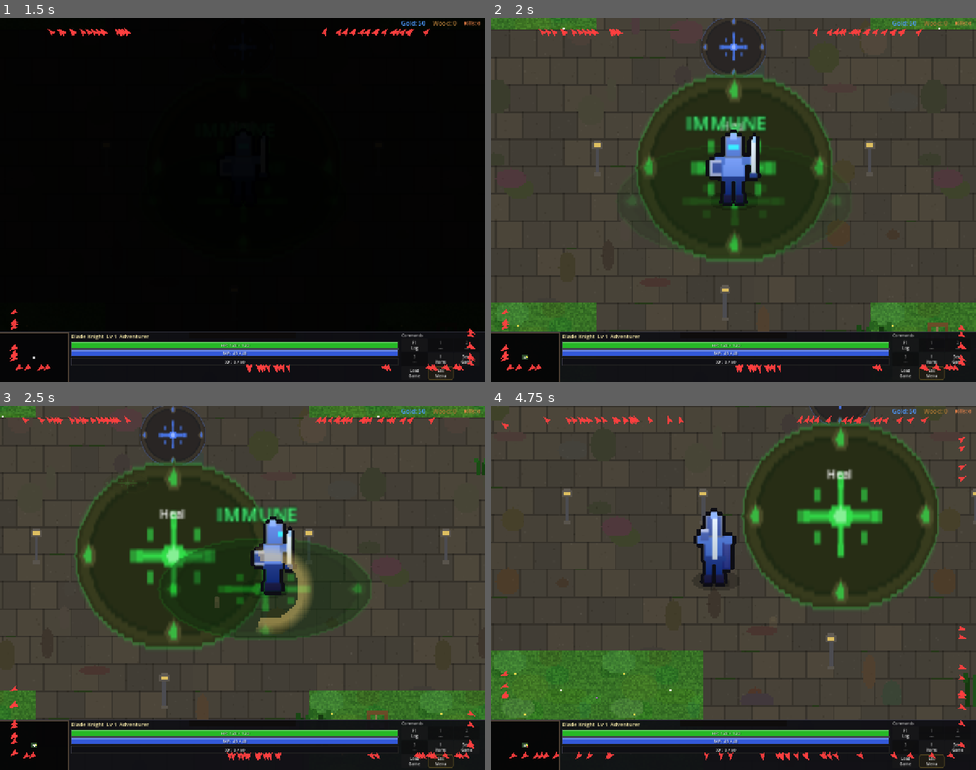
Above: before the commit, frames 1-4 (two rows, left to right).
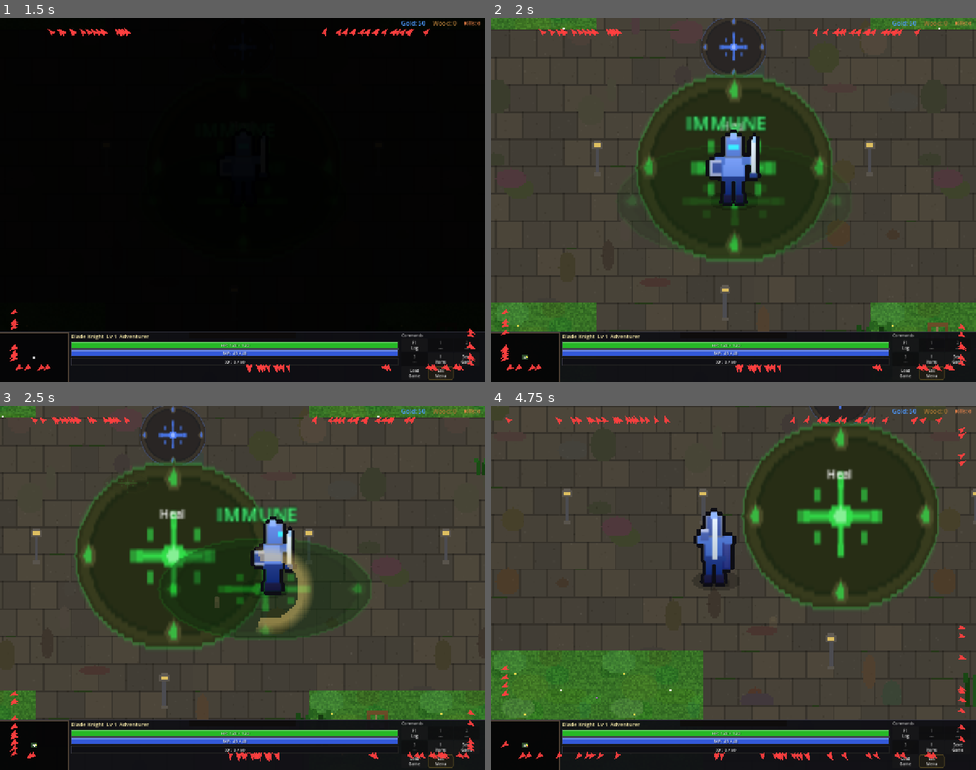
Above: after the commit, the same moments.

Repository: slxny/legends-open-rpg
Game: Godot game, scene res://scenes/main.tscn
Same seed, same stepped clock (60 frames per second), same inputs: the game is played once before the commit and once after it.
Inputs (mouse positions are in pixels of both pictures, inside the frame that each line leads up to):
- Up to frame 1 (1.5 s): tap Enter at 0.5 s; move the mouse to (349, 181) at 0.52 s; hold D (move_right) 0.53-1.25 s; hold Q (ability_1) 0.53-1.25 s; click (349, 181) at 0.67 s; tap Space (attack) at 1.25 s; drag from (145, 218) to (218, 272) at 1.27 s
- Up to frame 2 (2 s): no input
- Up to frame 3 (2.5 s): move the mouse to (33, 744) at 2.02 s; hold D (move_right) from 2.03 s (still down); hold Space (attack) from 2.03 s (still down); click (33, 744) at 2.17 s
- Up to frame 4 (4.75 s): release D (move_right) at 2.75 s; release Space (attack) at 2.75 s; drag from (709, 660) to (602, 435) at 2.77 s; move the mouse to (879, 642) at 3.52 s; hold A (move_left) 3.53-4.25 s; tap F (interact) at 3.6 s; drag from (588, 533) to (704, 588) at 4.27 s

Frame 1 is identical in both runs. In frame 2, 0.2% of the frame differs, in the area x 2-98%, y 3-98%; in frame 3, 0.6%; in frame 4, 1.1%, in the area x 2-98%, y 2-98%.

Commit message:
v0.91.7: Living enemies - chromatic variance + idle breathe
Every non-mini-boss enemy picks a slight per-instance tint at spawn
(R 0.88-1.08, G 0.90-1.06, B 0.85-1.05). 6 goblins now look like
6 different goblins, not 6 clones.

Every enemy idle-breathes: 1.6-2.4s scale pulse (x1.025 / x0.965)
with randomized phase so packs don't sync. Cardboard-cutout fixed.

- enemy.gd _ready: jitter _base_modulate (skip mini-boss).
- _start_enemy_idle_breathe: looping sprite.scale tween.

Co-Authored-By: Claude Opus 4.7 (1M context) <noreply@anthropic.com>

Diff:
--- a/scenes/enemies/enemy.gd
+++ b/scenes/enemies/enemy.gd
@@ -399,6 +399,19 @@
 	_ensure_outline_material()
 	# v0.91.2 — modern pixel-art DROP SHADOW under every character.
 	_ensure_drop_shadow()
+	# v0.91.7 — per-instance chromatic variance. Every enemy of the same type
+	# now picks a slight tint shift so a group of 6 goblins doesn't look like
+	# 6 clones. Bypassed for mini-bosses (they have their own identity tint).
+	if not is_mini_boss:
+		var jitter_r: float = randf_range(0.88, 1.08)
+		var jitter_g: float = randf_range(0.90, 1.06)
+		var jitter_b: float = randf_range(0.85, 1.05)
+		_base_modulate = Color(jitter_r, jitter_g, jitter_b, 1.0)
+		if sprite != null:
+			sprite.modulate = _base_modulate
+	# v0.91.7 — gentle idle BREATHE: slight vertical scale pulse so enemies
+	# don't read as static cardboard cutouts when idling.
+	_start_enemy_idle_breathe()
 	# Connect mouse hover signals for outline (swaps color to red on hover)
 	mouse_entered.connect(_on_mouse_entered)
 	mouse_exited.connect(_on_mouse_exited)
@@ -490,6 +503,23 @@
 	if stats.current_hp >= stats.max_hp and current_state == State.IDLE:
 		hp_bar.visible = false
 		name_label.visible = false
+
+var _idle_breathe_tween: Tween = null
+
+func _start_enemy_idle_breathe() -> void:
+	if sprite == null:
+		return
+	if _idle_breathe_tween != null and _idle_breathe_tween.is_valid():
+		return
+	# Stagger phase so a whole pack doesn't pulse in unison.
+	var dur: float = randf_range(1.6, 2.4)
+	var bx: float = _base_scale.x
+	var by: float = _base_scale.y
+	var pulse_x: float = bx * 1.025
+	var pulse_y: float = by * 0.965
+	_idle_breathe_tween = create_tween().set_loops()
+	_idle_breathe_tween.tween_property(sprite, "scale", Vector2(pulse_x, pulse_y), dur).set_trans(Tween.TRANS_SINE)
+	_idle_breathe_tween.tween_property(sprite, "scale", _base_scale, dur).set_trans(Tween.TRANS_SINE)
 
 func _ensure_drop_shadow() -> void:
 	# v0.91.2 — mascara-thick black elliptical shadow disc baked under the
--- a/scenes/ui/changelog_dialog.gd
+++ b/scenes/ui/changelog_dialog.gd
@@ -9,9 +9,19 @@
 var _is_visible: bool = false
 var _is_mobile: bool = false
 
-const GAME_VERSION := "v0.91.6"
+const GAME_VERSION := "v0.91.7"
 
 const CHANGELOG: Array[Dictionary] = [
+	{
+		"version": "v0.91.7",
+		"title": "Living enemies — chromatic VARIANCE + idle BREATHE on every enemy",
+		"date": "2026-06-19",
+		"entries": [
+			"Every non-mini-boss enemy now picks a slight per-instance tint at spawn (R 0.88–1.08, G 0.90–1.06, B 0.85–1.05). A pack of 6 goblins now looks like 6 different goblins, not 6 clones.",
+			"Every enemy IDLE-BREATHES: 1.6–2.4 s scale pulse (×1.025 / ×0.965), randomized phase so packs don't sync. Cardboard cutout problem solved.",
+			"Internal: enemy.gd _ready applies _base_modulate jitter (skipped for mini-bosses, which preserve their identity tint). _start_enemy_idle_breathe creates an infinite loop tween on sprite.scale around _base_scale.",
+		]
+	},
 	{
 		"version": "v0.91.6",
 		"title": "Painted world — chromatic VARIANCE on every foliage prop",
